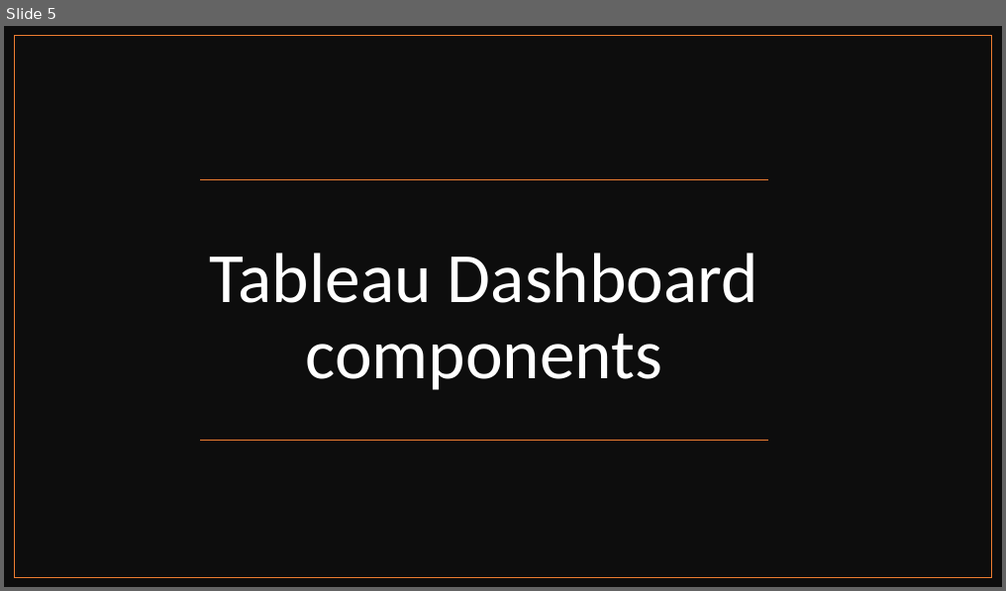
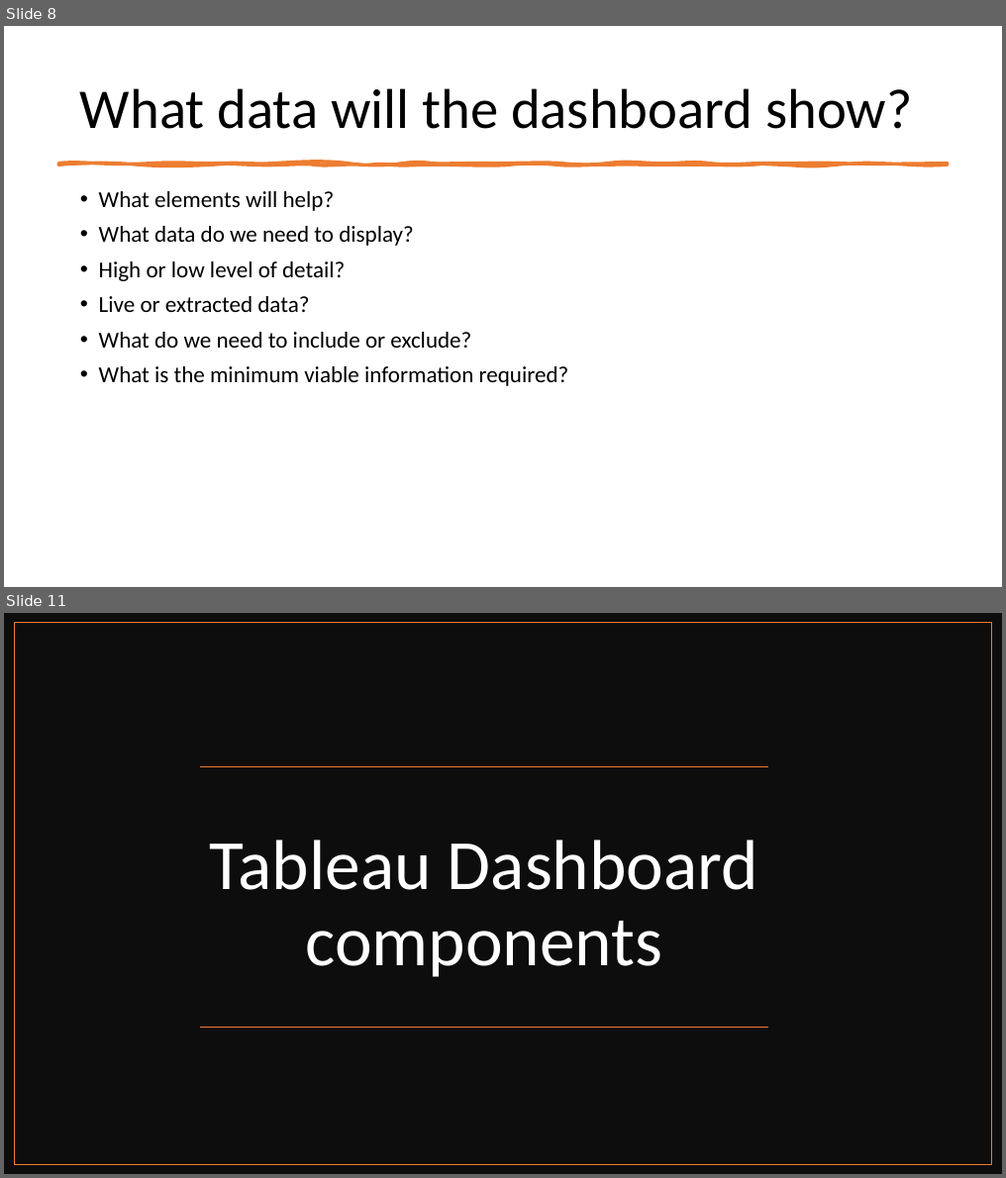
Before and after one commit to akchaudhary57/Job-Ready-Data-Analyst-Course-in-90-Days, a slide deck: Tableau for Visualization/PPT/Interactive Tableau Dashboard.pptx. Shown one above the other, each under a label of ours: slide 5 before the commit, slides 8 and 11 after it; the slides between them are not shown. The pictures are 1006x591 and 1006x1178 pixels, drawn with LibreOffice and Linux fonts; fonts in the diff are those of the drawing. Boxes give left, top, right and bottom in pixels: in the first picture for what was removed or moved away, otherwise in the second. Text is boxed around its words. In the diff, an @@ line names an element or a change of style, - is before the commit and + after.

```diff
--- a/Tableau for Visualization/PPT/Interactive Tableau Dashboard.pptx
+++ b/Tableau for Visualization/PPT/Interactive Tableau Dashboard.pptx
@@ slide 8 added at bbox=[4, 26, 1002, 587], background #FFFFFF @@
@@ title added at bbox=[80, 88, 912, 129], 54 pt, text #000000 @@
+What data will the dashboard show?
@@ freeform shape added at bbox=[58, 163, 947, 165], fill #ED7D31, outline #ED7D31 3.25 pt @@
@@ text added at bbox=[99, 191, 569, 386], 22 pt, text #000000 @@
+• What elements will help?
+• What data do we need to display?
+• High or low level of detail?
+• Live or extracted data?
+• What do we need to include or exclude?
+• What is the minimum viable information required?
@@ what was slide 5 is now slide 11 @@
```
Also in this commit, not shown: 1 slide changed, 6 other slides added, 1 slide removed, 1 other file.
